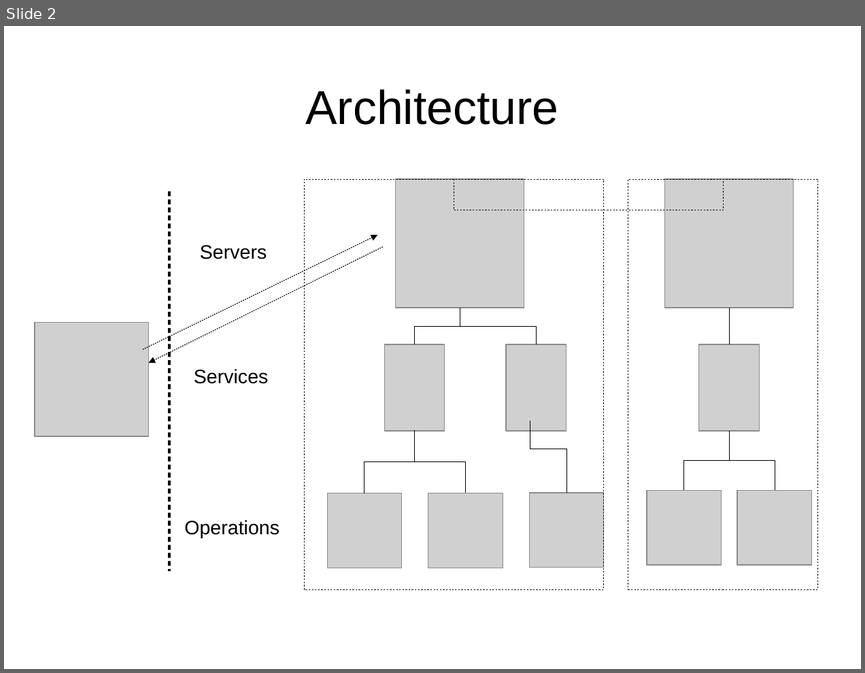
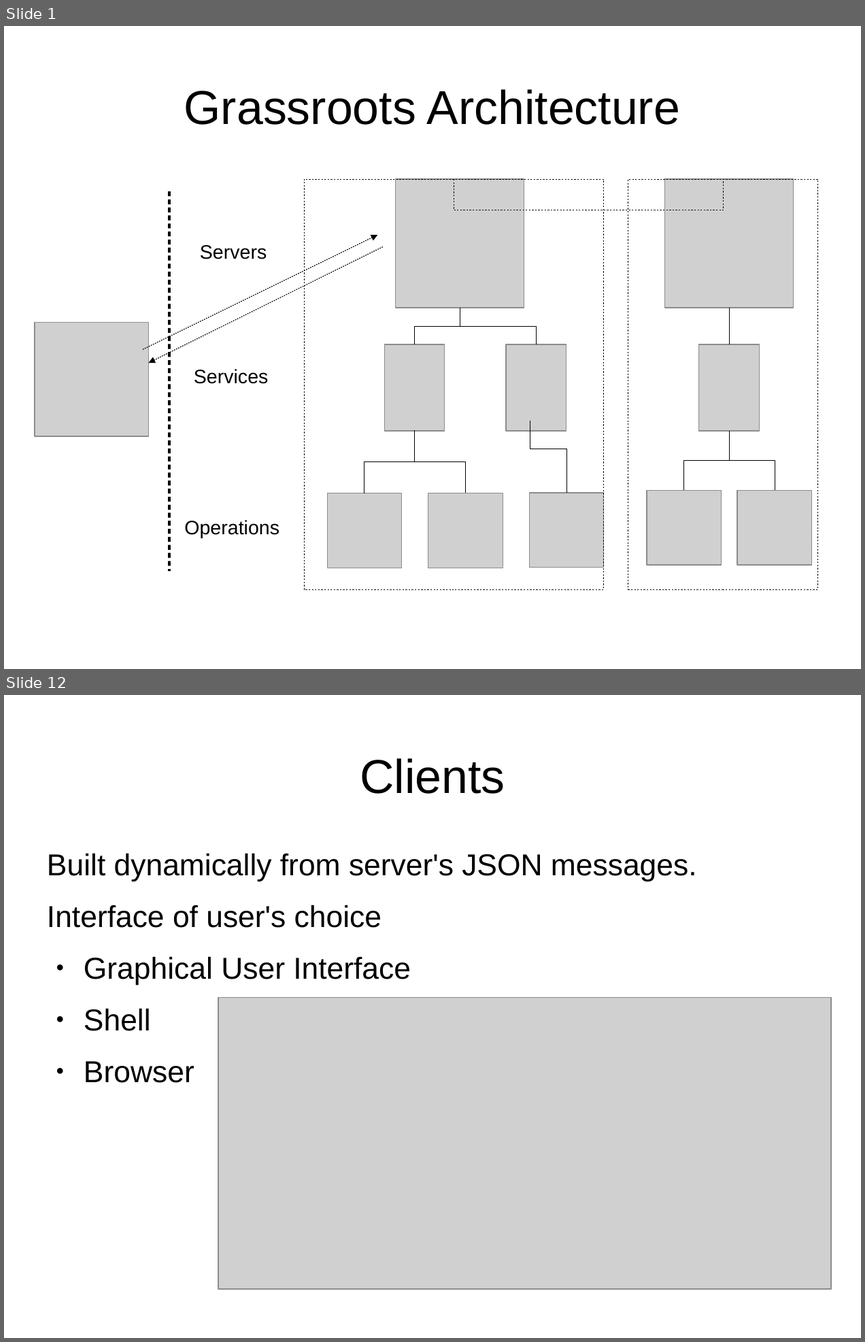
Before and after one commit to TGAC/grassroots-api, a slide deck: docs/presentations/grassroots.odp. Shown one above the other, each under a label of ours: slide 2 before the commit, slides 1 and 12 after it; the slides between them are not shown. The pictures are 865x673 and 865x1342 pixels, drawn with LibreOffice and Linux fonts; fonts in the diff are those of the drawing; grey boxes stand for pictures. Boxes give left, top, right and bottom in pixels: in the first picture for what was removed or moved away, otherwise in the second. Text is boxed around its words. In the diff, an @@ line names an element or a change of style, - is before the commit and + after.

```diff
--- a/docs/presentations/grassroots.odp
+++ b/docs/presentations/grassroots.odp
@@ slide 12 added at bbox=[4, 695, 861, 1338], background #FFFFFF @@
@@ title added at bbox=[360, 758, 504, 794], 44 pt, text #000000 @@
+Clients
@@ text added at bbox=[47, 853, 697, 1083], 28 pt, text #000000 @@
+Built dynamically from server's JSON messages.
+Interface of user's choice
+● Graphical User Interface
+● Shell
+● Browser
@@ picture added at bbox=[219, 998, 832, 1289] @@
@@ what was slide 2 is now slide 1 @@
@@ slide 1 changed as well @@
@@ title at bbox=[184, 89, 680, 125]: text changed @@
-Architecture
+Grassroots Architecture
```
Also in this commit, not shown: 13 other slides added, 1 slide removed, 8 other files.
